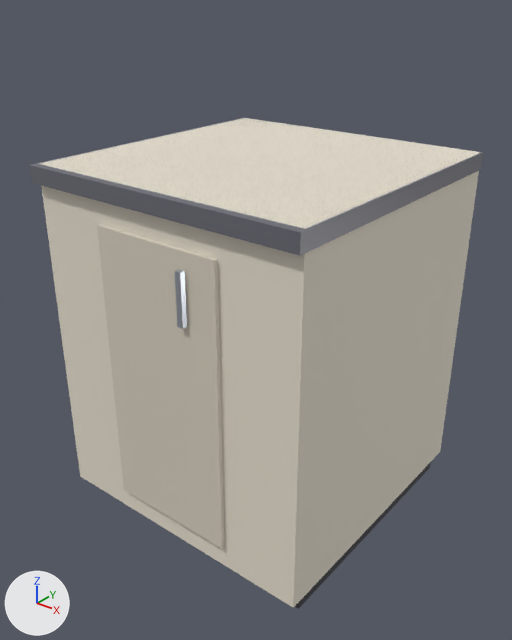
One commit to the FBX model unity/Assets/Art/furniture/counter_corner.fbx: the scene before it, then after it.
One viewpoint serves both versions: a 50 mm lens placed at (0.994, -1.271, 1.294), pointed at (0.005, -0.034, 0.527). The axes (+X, +Y, +Z) are drawn at lower left. The lights are the same throughout. The first picture is the older version.

The scene before the commit, as lines of its bpy script (objects in view):
```python
me_counter_corner = bpy.data.meshes.new('counter_corner')
me_counter_corner.from_pydata(...)  # a box spanning x -0.36..0.36, y -0.349..0.371, z 0.06..0.92, material slot 0; a box spanning x -0.34..0.34, y -0.299..0.361, z 0.0..0.06, material slot 1; a box spanning x -0.365..0.365, y -0.369..0.371, z 0.88..0.92, material slot 2; a box spanning x -0.165..0.165, y -0.359..-0.349, z 0.12..0.82, material slot 3; a box spanning x 0.072..0.087, y -0.371..-0.356, z 0.66..0.78, material slot 4
me_counter_corner.materials.append(mat_ce8e0d0)  # pale yellow #e8e0d0
me_counter_corner.materials.append(mat_c3a3a40)  # dark grey #3a3a40
me_counter_corner.materials.append(mat_c6a6a74)  # grey #6a6a74
me_counter_corner.materials.append(mat_cd8d0c0)  # pale yellow #d8d0c0
me_counter_corner.materials.append(mat_cc0c6d0)  # light grey #c0c6d0
ob_counter_corner = bpy.data.objects.new('counter_corner', me_counter_corner)
ob_counter_corner.location = (0.0, 0.0, 0.0)
```
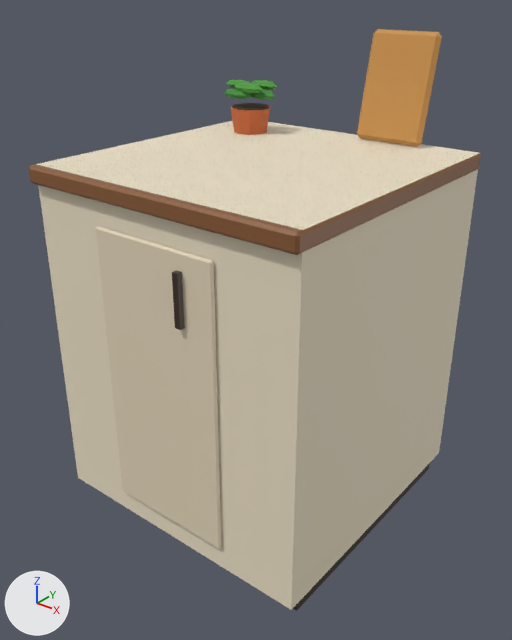
Boxes (x1, y1, x2, y2) around the edits, measured in the pictures (512 x 640 px; the box of a moved part takes in the faces that stretch with it):
'counter_corner', reshaped (18% taller): before (29, 118, 483, 609); after (29, 29, 481, 611)
part 1 of me_counter_corner, moved or reshaped: before (39, 118, 481, 608); after (36, 121, 480, 610)
part 2 of me_counter_corner, moved or reshaped: before (174, 269, 187, 329); after (172, 270, 185, 330)
part 3 of me_counter_corner, added (orange): after (231, 106, 270, 135)
part 4 of me_counter_corner, added: after (233, 103, 268, 110)
part 5 of me_counter_corner, added: after (250, 90, 275, 99)
part 6 of me_counter_corner, added: after (251, 80, 278, 90)
part 7 of me_counter_corner, added: after (227, 80, 250, 89)
part 8 of me_counter_corner, added: after (224, 89, 252, 99)
part 9 of me_counter_corner, added: after (235, 83, 263, 93)
part 10 of me_counter_corner, rebuilt: before (29, 118, 483, 256); after (29, 122, 481, 255)
part 11 of me_counter_corner, rebuilt: before (97, 224, 225, 548); after (96, 226, 221, 549)
part 12 of me_counter_corner, added (orange): after (357, 29, 442, 147)

The change, as a list of edits to the scene's bpy script:
```text
Change me_counter_corner:
    remove me_counter_corner.from_pydata(...)  # 40 vertices, 30 faces; spans x -0.365..0.365, y -0.371..0.371, z 0.0..0.92
    remove me_counter_corner.materials.append(mat_ce8e0d0)  # pale yellow #e8e0d0
    remove me_counter_corner.materials.append(mat_c3a3a40)  # dark grey #3a3a40
    remove me_counter_corner.materials.append(mat_c6a6a74)  # grey #6a6a74
    remove me_counter_corner.materials.append(mat_cd8d0c0)  # pale yellow #d8d0c0
    remove me_counter_corner.materials.append(mat_cc0c6d0)  # light grey #c0c6d0
    add me_counter_corner.from_pydata(...)  # 284 vertices, 304 faces; spans x -0.365..0.365, y -0.379..0.379, z 0.0..1.177
    me_counter_corner part 1: the loose piece of 8 vertices spanning x -0.36..0.36, y -0.349..0.371, z 0.06..0.92 is moved by (0.0, -0.007, 0.0), in mat_ceee2c8 (pale yellow #eee2c8)
    me_counter_corner part 2: the loose piece of 8 vertices spanning x 0.072..0.087, y -0.371..-0.356, z 0.66..0.78 is moved by (0.0, -0.007, 0.0), in mat_c3a2a20 (brown #3a2a20)
    me_counter_corner part 3: a new loose piece, a 10-sided cut cone along z (radius 0.045 at the low end, 0.054 at the high end) spanning x -0.271..-0.169, y 0.17..0.278, z 0.92..0.983, in mat_cc8683a (orange #c8683a)
    me_counter_corner part 4: a new loose piece, a 10-sided cylinder along z spanning x -0.2662..-0.1738, y 0.1753..0.2725, z 0.9794..0.9866, in mat_c4a3424 (brown #4a3424)
    me_counter_corner part 5: a new loose piece, a UV sphere (8 segments, 4 rings, poles along z) spanning x -0.231..-0.137, y 0.206..0.242, z 1.006..1.032, in mat_c3a8a34 (green #3a8a34)
    me_counter_corner part 6: a new loose piece, a UV sphere (8 segments, 4 rings, poles along z) spanning x -0.249..-0.155, y 0.237..0.273, z 1.024..1.05, in mat_c4a9a3a (green #4a9a3a)
    me_counter_corner part 7: a new loose piece, a UV sphere (8 segments, 4 rings, poles along z) spanning x -0.303..-0.209, y 0.206..0.242, z 1.024..1.05, in mat_c4a9a3a (green #4a9a3a)
    me_counter_corner part 8: a new loose piece, a UV sphere (8 segments, 4 rings, poles along z) spanning x -0.284..-0.191, y 0.175..0.211, z 1.006..1.032, in mat_c3a8a34 (green #3a8a34)
    me_counter_corner part 9: a new loose piece, a UV sphere (8 segments, 4 rings, poles along z) spanning x -0.248..-0.155, y 0.175..0.211, z 1.024..1.05, in mat_c4a9a3a (green #4a9a3a)
    me_counter_corner part 10: the loose piece of 8 vertices spanning x -0.365..0.365, y -0.369..0.371, z 0.88..0.92 is rebuilt with 24 vertices and now spans x -0.365..0.365, y -0.376..0.364, z 0.88..0.92, in mat_c8a5a34 (brown #8a5a34)
    me_counter_corner part 11: the loose piece of 8 vertices spanning x -0.165..0.165, y -0.359..-0.349, z 0.12..0.82 is rebuilt with 24 vertices and now spans x -0.165..0.165, y -0.366..-0.356, z 0.12..0.82, in mat_ce6d8bc (beige #e6d8bc)
    me_counter_corner part 12: a new loose piece of 16 vertices spanning x 0.05..0.23, y 0.309..0.379, z 0.923..1.177, in mat_cc8904a (orange #c8904a)
    other edits to the shape of me_counter_corner do not show in these pictures
    add me_counter_corner.materials.append(mat_ceee2c8)  # pale yellow #eee2c8
    add me_counter_corner.materials.append(mat_c3a2a20_001)  # brown #3a2a20
    add me_counter_corner.materials.append(mat_c8a5a34)  # brown #8a5a34
    add me_counter_corner.materials.append(mat_ce6d8bc)  # beige #e6d8bc
    add me_counter_corner.materials.append(mat_c3a2a20)  # brown #3a2a20
    add me_counter_corner.materials.append(mat_cc8683a)  # orange #c8683a
    add me_counter_corner.materials.append(mat_c4a3424)  # brown #4a3424
    add me_counter_corner.materials.append(mat_c3a8a34)  # green #3a8a34
    add me_counter_corner.materials.append(mat_c4a9a3a)  # green #4a9a3a
    add me_counter_corner.materials.append(mat_cc8904a)  # orange #c8904a
```
